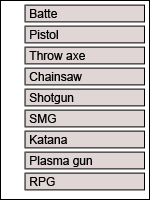
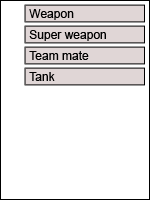
Two versions of the same layered image (150×200). Layer-by-layer changes:
hid group "Weapon" (1st of 2) (27 layers) over 24, 9, 145, 191
added group "HUD start 2" with 12 layers above "HUD start" over 29, 9, 106, 81
added group "Groupe 1 copie 6" (2nd of 2, in "HUD start 2") with 2 layers in group "HUD start 2" over 29, 72, 82, 81
added layer "Tank" (1st of 2, in "HUD start 2" › "Groupe 1 copie 6") in group "Groupe 1 copie 6" over 29, 72, 55, 81
added layer "Forme 2" (10th of 16, in "HUD start 2" › "Groupe 1 copie 6") in group "Groupe 1 copie 6" over 29, 72, 82, 81
added group "Groupe 1 copie 5" (2nd of 2, in "HUD start 2") with 2 layers in group "HUD start 2" over 35, 51, 89, 60
added layer "Team mate" (1st of 2, in "HUD start 2" › "Groupe 1 copie 5") in group "Groupe 1 copie 5" over 35, 51, 89, 60
added layer "Forme 2" (11th of 16, in "HUD start 2" › "Groupe 1 copie 5") in group "Groupe 1 copie 5" over 35, 51, 89, 60
added group "Groupe 1 copie 4" (2nd of 2, in "HUD start 2") with 2 layers in group "HUD start 2" over 29, 30, 106, 41
added layer "Super weapon" in group "Groupe 1 copie 4" over 29, 30, 106, 41
added layer "Forme 2" (12th of 16, in "HUD start 2" › "Groupe 1 copie 4") in group "Groupe 1 copie 4" over 29, 30, 106, 41
added group "Groupe 1" (2nd of 2, in "HUD start 2") with 2 layers in group "HUD start 2" over 29, 9, 74, 20
added layer "Weapon" (2nd of 2, in "HUD start 2" › "Groupe 1") in group "Groupe 1" over 29, 9, 74, 20
added layer "Forme 2" (13th of 16, in "HUD start 2" › "Groupe 1") in group "Groupe 1" over 29, 9, 74, 20
